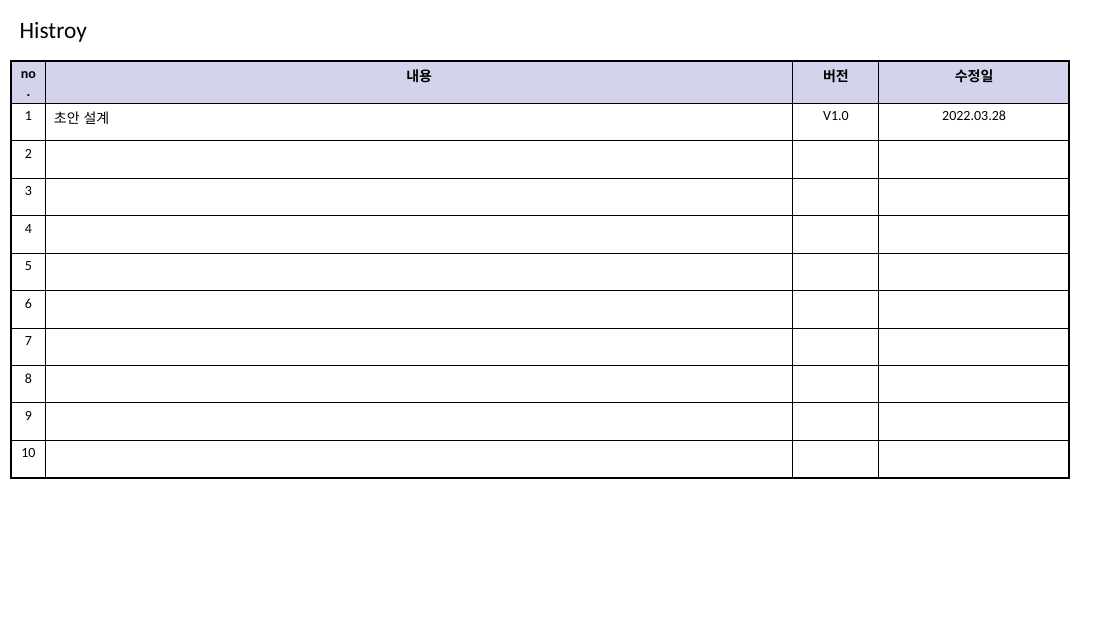
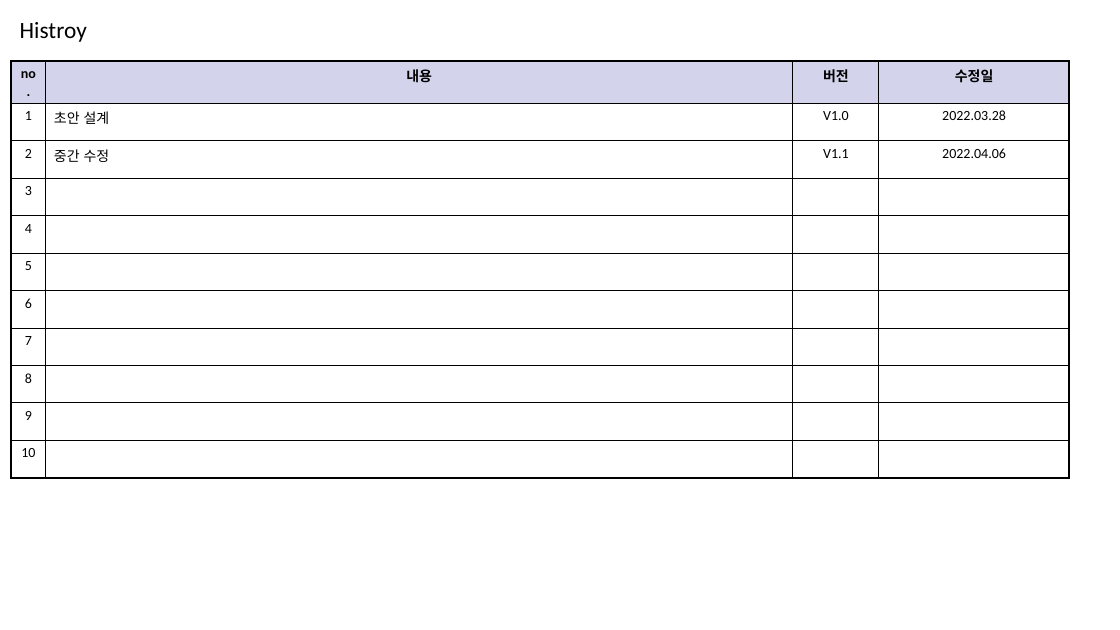
Before and after one commit to JeonSangHyuck/CapstoneDesign, a slide deck: slide 2 of docs/design/UI 설계서.pptx. Drawn at 1120x630 pixels with LibreOffice and Linux fonts; fonts in the diff are those of the drawing. Boxes give left, top, right and bottom in pixels: in the first picture for what was removed or moved away, otherwise in the second. Text is boxed around its words. In the diff, an @@ line names an element or a change of style, - is before the commit and + after.

```diff
--- a/docs/design/UI 설계서.pptx
+++ b/docs/design/UI 설계서.pptx
@@ table at [12, 61, 1071, 474] @@
-row 3: 2 |  |  | 
+row 3: 2 | 중간 수정 | V1.1 | 2022.04.06
```
Also in this commit, not shown: 5 other slides changed, 7 slides added, 2 slides removed.
